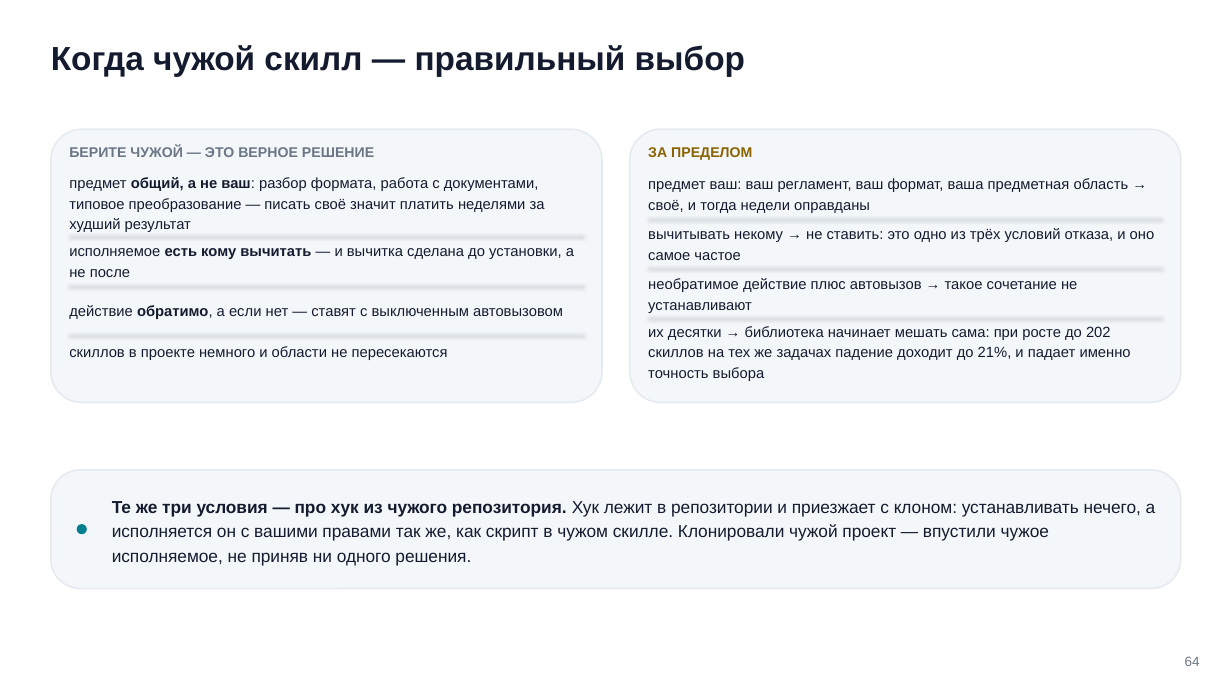
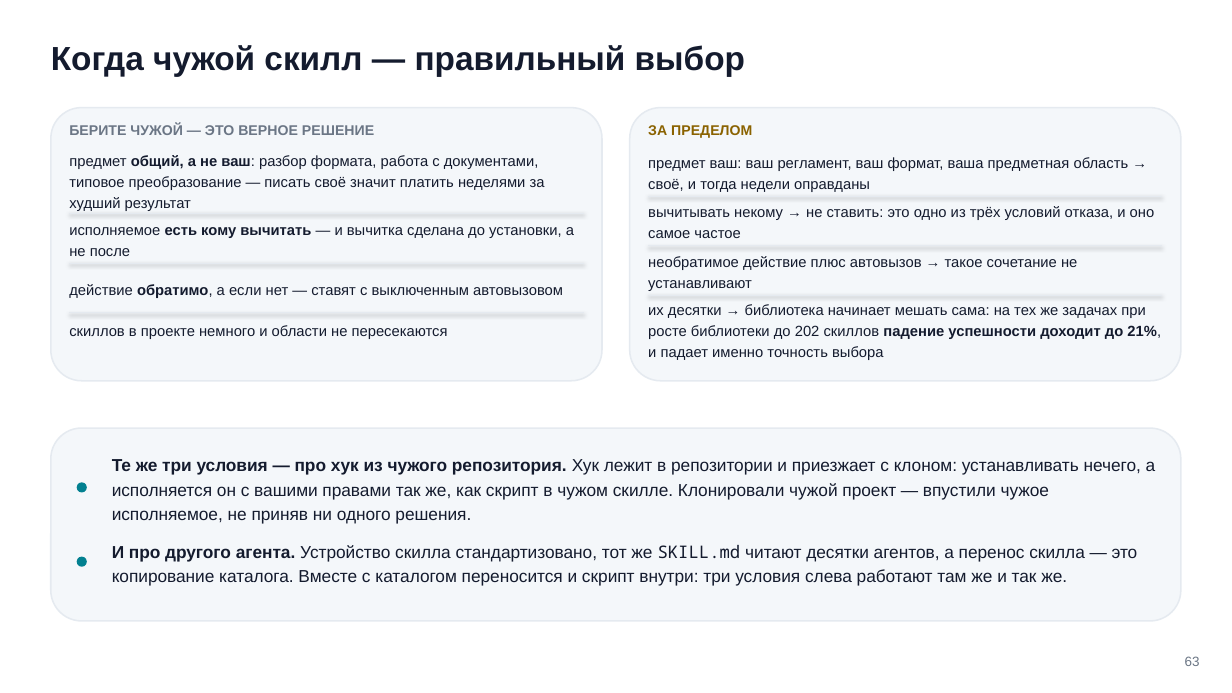
Before and after one commit to tellina-study/AI-usage-lessons, a slide deck: slide 63 of library/seminars/sem-05/rendered/sem-05.pptx (slide 64 before the commit). Drawn at 1232x693 pixels with LibreOffice and Linux fonts; fonts in the diff are those of the drawing. Boxes give left, top, right and bottom in pixels: in the first picture for what was removed or moved away, otherwise in the second. Text is boxed around its words. In the diff, an @@ line names an element or a change of style, - is before the commit and + after.

Commit message:
Сквозная нумерация 1-68: разбор встал сразу за вопросом во всех четырёх кейсах, где свидетельства стояли между ними #211

```diff
--- a/library/seminars/sem-05/rendered/sem-05.pptx
+++ b/library/seminars/sem-05/rendered/sem-05.pptx
@@ 8 texts, 5 lines, 2 rounded rectangles: place and size @@
-8 texts, 5 lines, 2 rounded rectangles at (51,129,1181,403)
+8 texts, 5 lines, 2 rounded rectangles at (51,107,1181,381)
@@ text "скиллов в проекте немного и ...": place and size @@
-text "скиллов в проекте немного и ..." at (69,346,448,360)
+text "скиллов в проекте немного и ..." at (69,325,448,339)
@@ line moved from (69, 335) - (584, 335) to (69, 312) - (584, 312) @@
@@ text at (648,304,1161,360): text changed @@
-их десятки → библиотека начинает мешать сама: при росте до 202 скиллов на тех же задачах падение доходит до 21%, и падает именно точность выбора
+их десятки → библиотека начинает мешать сама: на тех же задачах при росте библиотеки до 202 скиллов падение успешности доходит до 21%, и падает именно точность выбора
@@ rounded rectangle: place and size @@
-rounded rectangle at (51,470,1181,589)
+rounded rectangle at (51,428,1181,621)
@@ rounded rectangle at (51,428,1181,621): proportions changed @@
@@ text "Те же три условия — ...": place and size @@
-text "Те же три условия — ..." at (112,501,1156,566)
+text "Те же три условия — ..." at (112,459,1156,524)
@@ rounded rectangle: place and size @@
-rounded rectangle at (77,524,87,534)
+rounded rectangle at (77,482,87,493)
@@ rounded rectangle added at (77,556,87,567), fill #028090 @@
@@ text added at (112,545,1138,586), 13.5 pt, text #141B2E @@
+И про другого агента. Устройство скилла стандартизовано, тот же SKILL.md читают десятки агентов, а перенос скилла — это копирование каталога. Вместе с каталогом переносится и скрипт внутри: три условия слева работают там же и так же.
@@ text at (1185,656,1200,666): text changed @@
-64
+63
```
Also in this commit, not shown: 39 other slides changed, 4 slides added, 5 slides removed, 27 other files.
